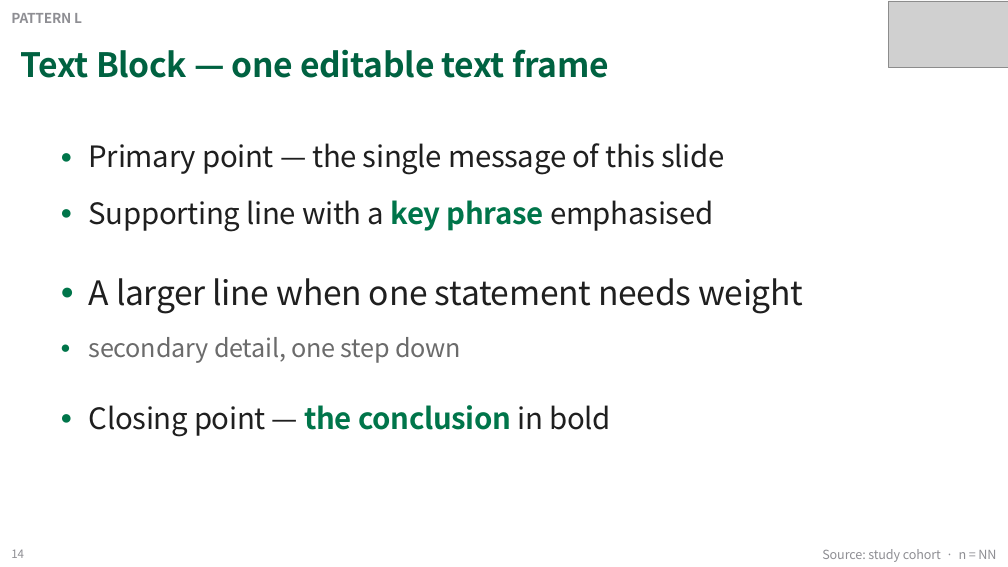
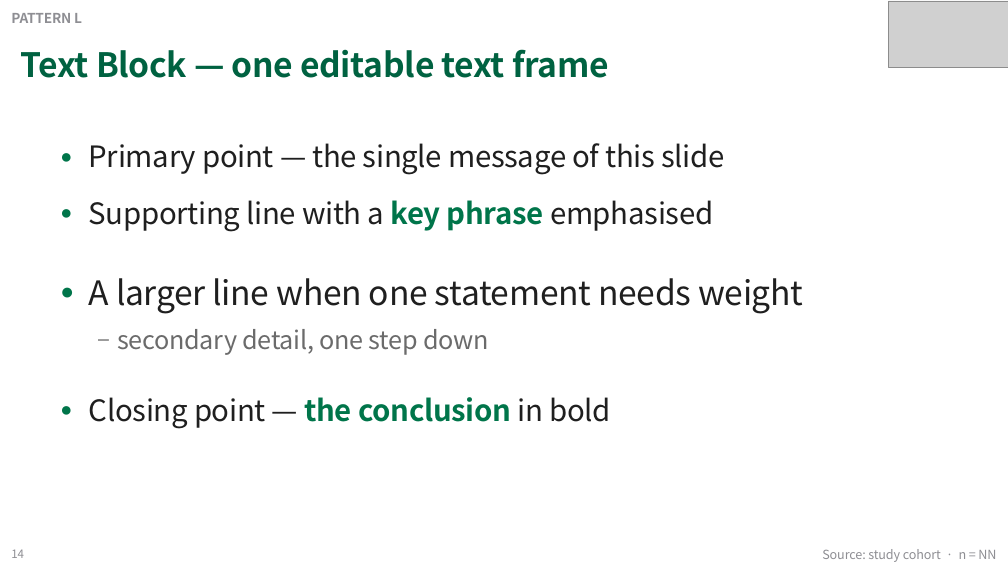
Before and after one commit to grotyx/medical-ppt-design, a slide deck: slide 14 of backbone_slides.pptx. Drawn at 1008x567 pixels with LibreOffice and Linux fonts; fonts in the diff are those of the drawing; grey boxes stand for pictures. Boxes give left, top, right and bottom in pixels: in the first picture for what was removed or moved away, otherwise in the second. Text is boxed around its words. In the diff, an @@ line names an element or a change of style, - is before the commit and + after.

```diff
--- a/backbone_slides.pptx
+++ b/backbone_slides.pptx
@@ text at box(117, 329, 489, 355): bullet ● to –; list level 1 to 2 in "secondary detail, one step down"; line spacing 1.18 to 1.12; bullet colour #00754A to #6B6B6B @@
```
Also in this commit, not shown: 2 other files.
